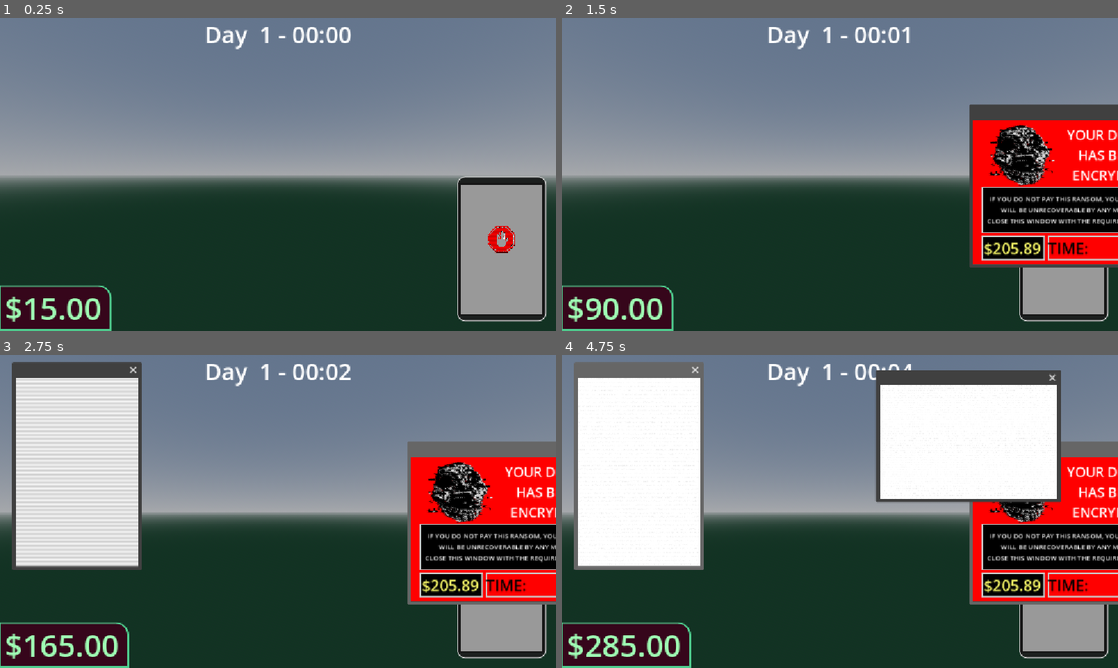
Above: before the commit, frames 1-4 (two rows, left to right).
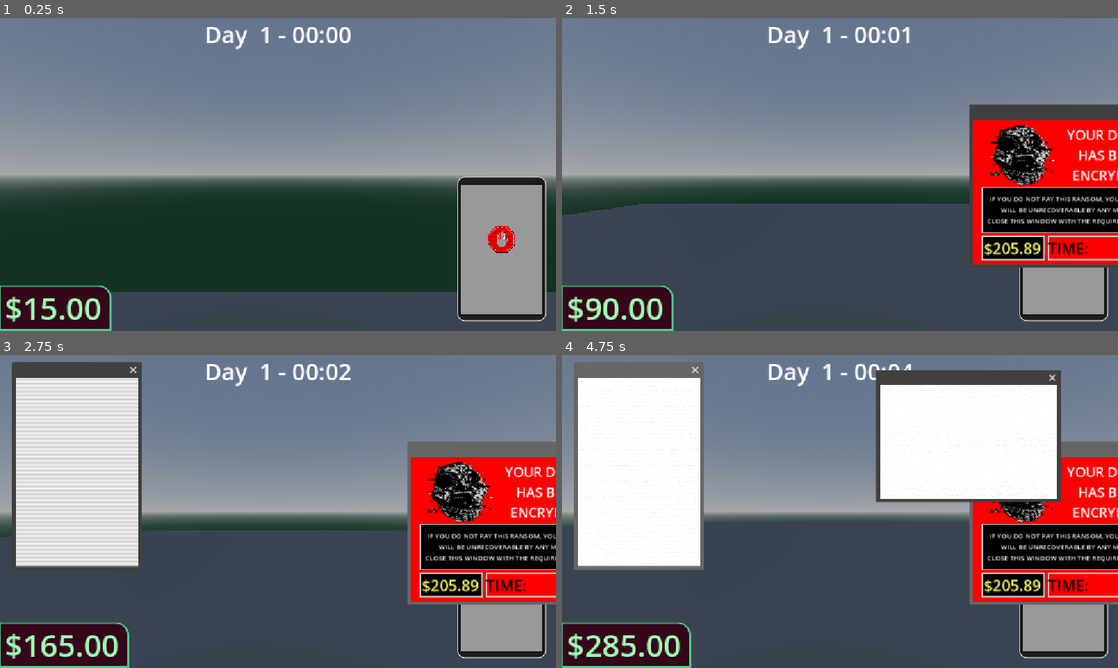
Above: after the commit, the same moments.

Repository: NathanHeang/The-American-Dream
Game: Godot game, scene res://main.tscn
Same seed, same stepped clock (60 frames per second), same inputs: the game is played once before the commit and once after it.
Inputs (mouse positions are in pixels of both pictures, inside the frame that each line leads up to):
- Up to frame 1 (0.25 s): no input
- Up to frame 2 (1.5 s): click (1062, 240) at 0.5 s; move the mouse to (867, 174) at 1.27 s; tap A (l) at 1.35 s
- Up to frame 3 (2.75 s): tap Space (jump) at 1.52, 2.27 s; tap D (r) at 1.55, 2.1 s; move the mouse to (250, 511) at 2.02 s; tap A (l) at 2.3 s
- Up to frame 4 (4.75 s): move the mouse to (851, 505) at 2.77 s; tap S (bw) at 2.85 s; tap D (r) at 3.05, 4.55 s; move the mouse to (834, 517) at 3.52 s; tap W (fw) at 3.6 s; tap Space (jump) at 3.77, 4.52 s; tap A (l) at 3.8, 4.35 s; move the mouse to (878, 514) at 4.27 s

The runs differ from the first frame. In frame 1, 8.5% of the frame differs, in the area x 19-100%, y 87-100%; in frame 2, 29%; in frame 3, 29%; in frame 4, 29%, in the area x 0-100%, y 53-100%.

Commit message:
room gen

Diff:
--- a/blocks/blank.tscn
+++ b/blocks/0.tscn
@@ -15,3 +15,9 @@
 
 [node name="MeshInstance3D" type="MeshInstance3D" parent="Floor" unique_id=1641482840]
 mesh = SubResource("BoxMesh_08k08")
+
+[node name="Label3D" type="Label3D" parent="." unique_id=482950534]
+transform = Transform3D(1, 0, 0, 0, 1, 0, 0, 0, 1, 0, 7.4790745, 0)
+billboard = 1
+text = "Blank"
+font_size = 320
--- a/blocks/start.tscn
+++ b/blocks/start.tscn
@@ -15,3 +15,9 @@
 
 [node name="MeshInstance3D" type="MeshInstance3D" parent="Floor" unique_id=1641482840]
 mesh = SubResource("BoxMesh_08k08")
+
+[node name="Label3D" type="Label3D" parent="." unique_id=834173666]
+transform = Transform3D(1, 0, 0, 0, 1, 0, 0, 0, 1, 0, 7.4790745, 0)
+billboard = 1
+text = "Spawn"
+font_size = 320
--- a/city.gd
+++ b/city.gd
@@ -1,23 +1,24 @@
 extends Node3D
 
 @export var size:Vector2i = Vector2i(7, 5)
+@export var block_size:int = 50
 var start:Vector2i = Vector2i(randi_range(0, size.x -1), randi_range(0, size.y -1))
 var city:Array
 @onready var block_scenes:Dictionary[String, PackedScene]
 
 func register_block_scenes():
 	var path = "res://blocks/"
-	var dir = DirAccess.open(path)
+	var dir:DirAccess = DirAccess.open(path)
 	if dir:
 		dir.list_dir_begin()
-		var file_name = dir.get_next()
+		var file_name:String = dir.get_next()
 		while file_name != "":
 			if dir.current_is_dir():
 				print("Found directory: " + file_name)
 			else:
 				if file_name.get_extension() == "tscn":
-					var full_path = path.path_join(file_name)
-					block_scenes[file_name] = load(full_path)
+					var full_path:String = path.path_join(file_name)
+					block_scenes[file_name.trim_suffix(".tscn")] = load(full_path)
 			file_name = dir.get_next()
 	else:
 		print("An error occurred when trying to access the path.")
@@ -28,6 +29,7 @@
 	register_block_scenes()
 	generate_city()
 	print_city()
+	place_city()
 
 func generate_city() -> void:
 	for x in size.x:
@@ -38,9 +40,14 @@
 func place_city() -> void:
 	for x in size.x:
 		for y in size.y:
-			var block_id = city[x][y]
+			var block_id = str(city[x][y])
 			var block_scene:PackedScene = block_scenes.get(block_id)
-
+			if not block_scene:
+				print("Scene not found: " + block_id)
+				continue
+			var block:Node3D = block_scene.instantiate()
+			add_child(block)
+			block.position = Vector3i(x*block_size, 0, y*block_size)
 
 func print_city() -> void:
 	var string:String= ""
--- a/main.tscn
+++ b/main.tscn
@@ -29,5 +29,5 @@
 [node name="WorldEnvironment" type="WorldEnvironment" parent="." unique_id=135170100]
 environment = SubResource("Environment_h2yge")
 
-[node name="Node3D" type="Node3D" parent="." unique_id=1594716732]
+[node name="City" type="Node3D" parent="." unique_id=1594716732]
 script = ExtResource("4_1bvp3")
--- a/project.godot
+++ b/project.godot
@@ -13,7 +13,8 @@
 config/name="The American Dream"
 run/main_scene="uid://db3x6hhv5s5yi"
 config/features=PackedStringArray("4.8", "Forward Plus")
-config/icon="res://goat dot.svg"
+boot_splash/image="uid://135w8l4axh12"
+config/icon="uid://135w8l4axh12"
 
 [autoload]
 
--- a/balance/balance_hud.tscn
+++ b/ui/balance_hud/balance_hud.tscn
@@ -1,6 +1,7 @@
 [gd_scene format=3 uid="uid://da38xepouds6u"]
 
-[ext_resource type="Script" uid="uid://bj0g6qcrify2a" path="res://balance/balance_hud.gd" id="1_kesql"]
+[ext_resource type="Script" uid="uid://bj0g6qcrify2a" path="res://ui/balance_hud/balance_hud.gd" id="1_kesql"]
+
 
 [sub_resource type="StyleBoxFlat" id="StyleBoxFlat_brv7w"]
 content_margin_left = 10.0
--- a/ui/hud.tscn
+++ b/ui/hud.tscn
@@ -1,8 +1,9 @@
 [gd_scene format=3 uid="uid://nmilbrut4nur"]
 
-[ext_resource type="PackedScene" uid="uid://da38xepouds6u" path="res://balance/balance_hud.tscn" id="1_64ctp"]
+[ext_resource type="PackedScene" uid="uid://da38xepouds6u" path="res://ui/balance_hud/balance_hud.tscn" id="1_64ctp"]
 [ext_resource type="PackedScene" uid="uid://bb2pmxlkyxyyk" path="res://phone/phone_hud.tscn" id="2_8sq4i"]
 [ext_resource type="Script" uid="uid://bt4p6np1dm6d7" path="res://ui/time_hud.gd" id="3_546lt"]
+
 
 [sub_resource type="SystemFont" id="SystemFont_2gk58"]
 font_names = PackedStringArray("Comic Sans MS")
Not shown, added: export_presets.cfg
Renamed: balance/balance_hud.gd -> ui/balance_hud/balance_hud.gd
Renamed: balance/balance_hud.gd.uid -> ui/balance_hud/balance_hud.gd.uid
